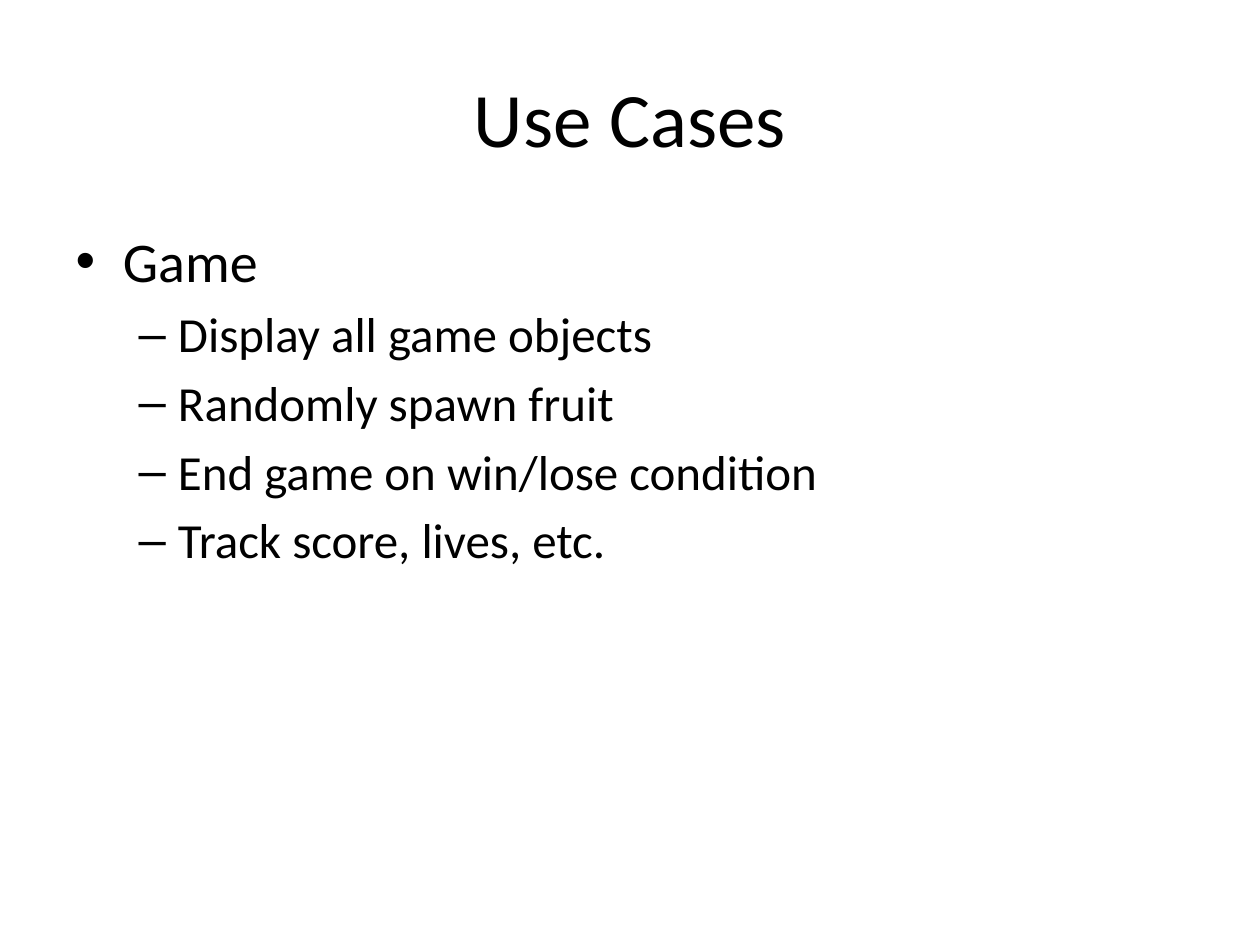
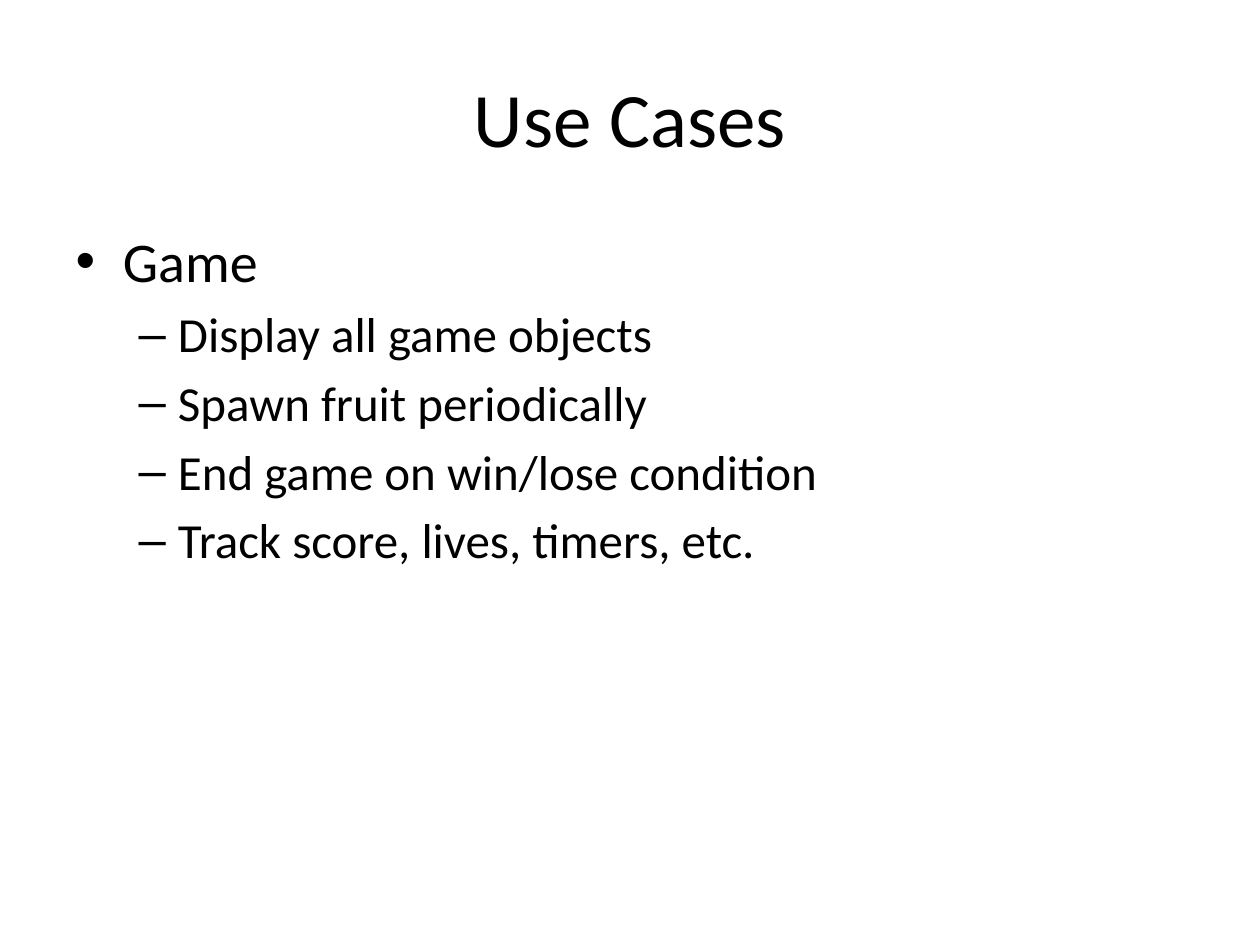
Before and after one commit to 11manu96/comp504-H7, a slide deck: slide 2 of src/main/resources/hw7_presentation.pptx. Drawn at 1260x945 pixels with LibreOffice and Linux fonts; fonts in the diff are those of the drawing. Boxes give left, top, right and bottom in pixels: in the first picture for what was removed or moved away, otherwise in the second. Text is boxed around its words. In the diff, an @@ line names an element or a change of style, - is before the commit and + after.

```diff
--- a/src/main/resources/hw7_presentation.pptx
+++ b/src/main/resources/hw7_presentation.pptx
@@ text at (178, 387, 646, 429): text changed @@
-  – Randomly spawn fruit
+  – Spawn fruit periodically
@@ text at (178, 524, 755, 564): text changed @@
-  – Track score, lives, etc.
+  – Track score, lives, timers, etc.
```
Also in this commit, not shown: 2 other slides changed.
